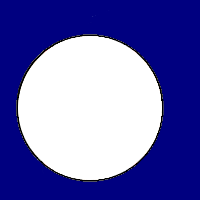
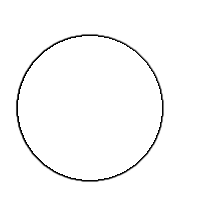
Layers edited between the first and the second 200px x 200px image:
painted on "Icon Frame" over [16, 10, 164, 183]
hid "Outline", painted on it over [0, 0, 200, 200]